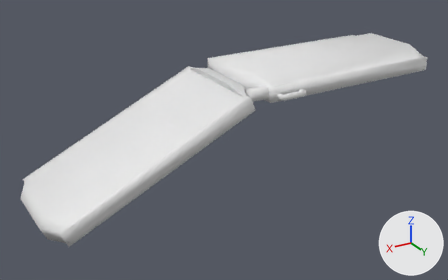
An edit to the OBJ model BRCSDK/Assets/BRCSDK/Resources/preview_phoneMesh.obj, drawn before and after from the same camera.
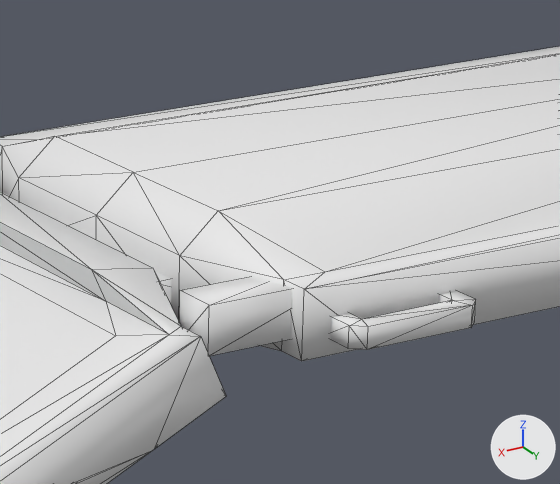
There are two pictures of each version: one whole from a camera (50 mm lens) standing at (0.327, 0.393, 0.147) and looking at (0.093, 0.003, -0.048), one close up on the part from 47% to 72% of the width and 11% to 46% of the height. The axes (+X, +Y, +Z) are drawn at lower right. The lights are the same throughout. The close-ups show mesh edges as thin lines. Where no turn or scale is listed for an object, it has been applied to the vertices. Vertices at the same position are counted once.

Objects in the first close-up: 'preview_phoneMesh'.
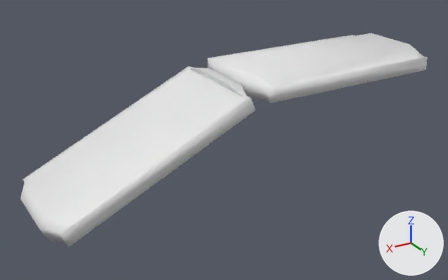
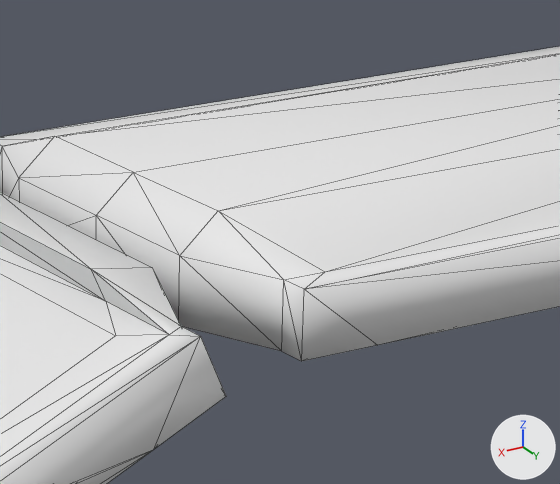
Commit message: SDK :  -Added arrows to preview meshes to help placement

Changed parts and their boxes (x1, y1, x2, y2) in the close-ups (560 x 484 px):
part 1 of me_preview_phonemesh, deleted: before (154, 271, 476, 356)

The edits, one by one:
me_preview_phonemesh is used by ob_preview_phonemesh; location (0.0, 0.0, 0.0).
me_preview_phonemesh had 266 vertices, 440 faces and spanned x -0.088..0.249, y -0.046..0.053, z -0.079..0.011.
me_preview_phonemesh now has 174 vertices, 308 faces and spans x -0.088..0.249, y -0.046..0.046, z -0.079..0.011.
me_preview_phonemesh part 1: 9 loose pieces with 92 vertices, spanning x 0.017..0.094, y -0.024..0.053, z -0.012..0.005, are deleted.
